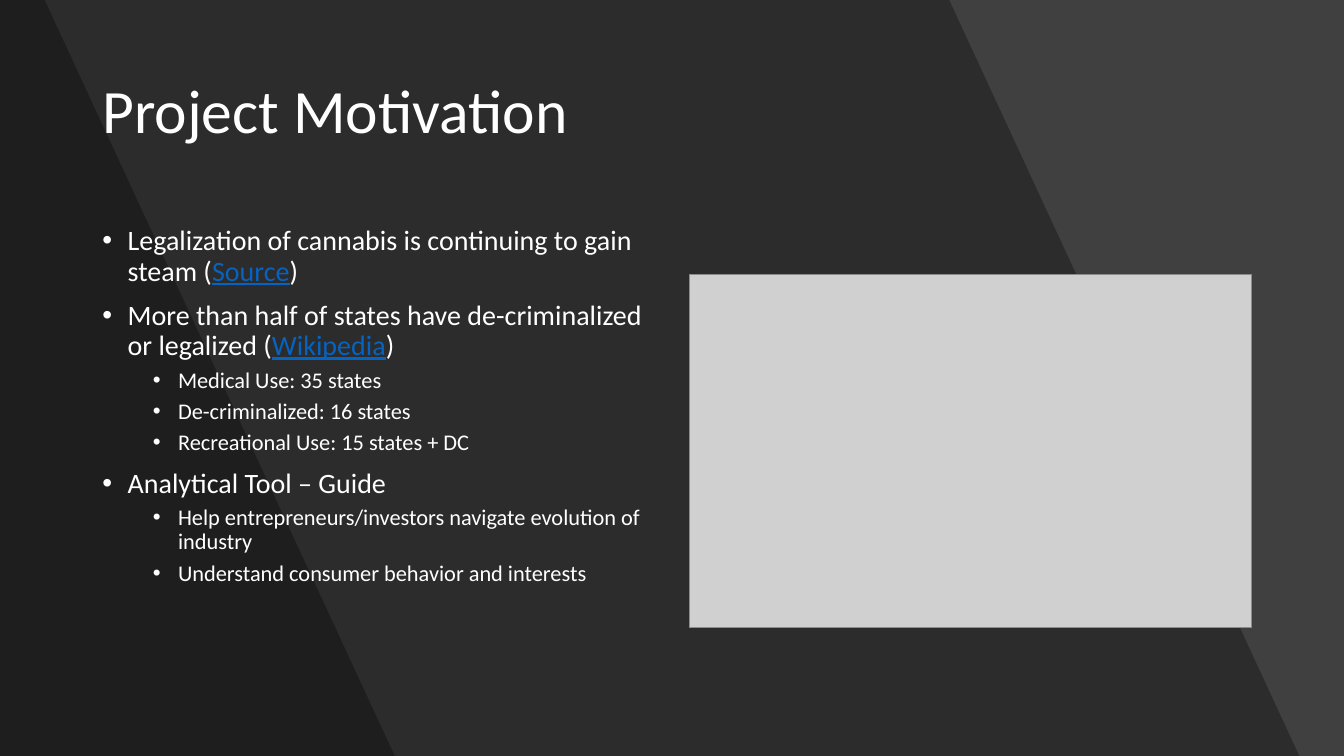
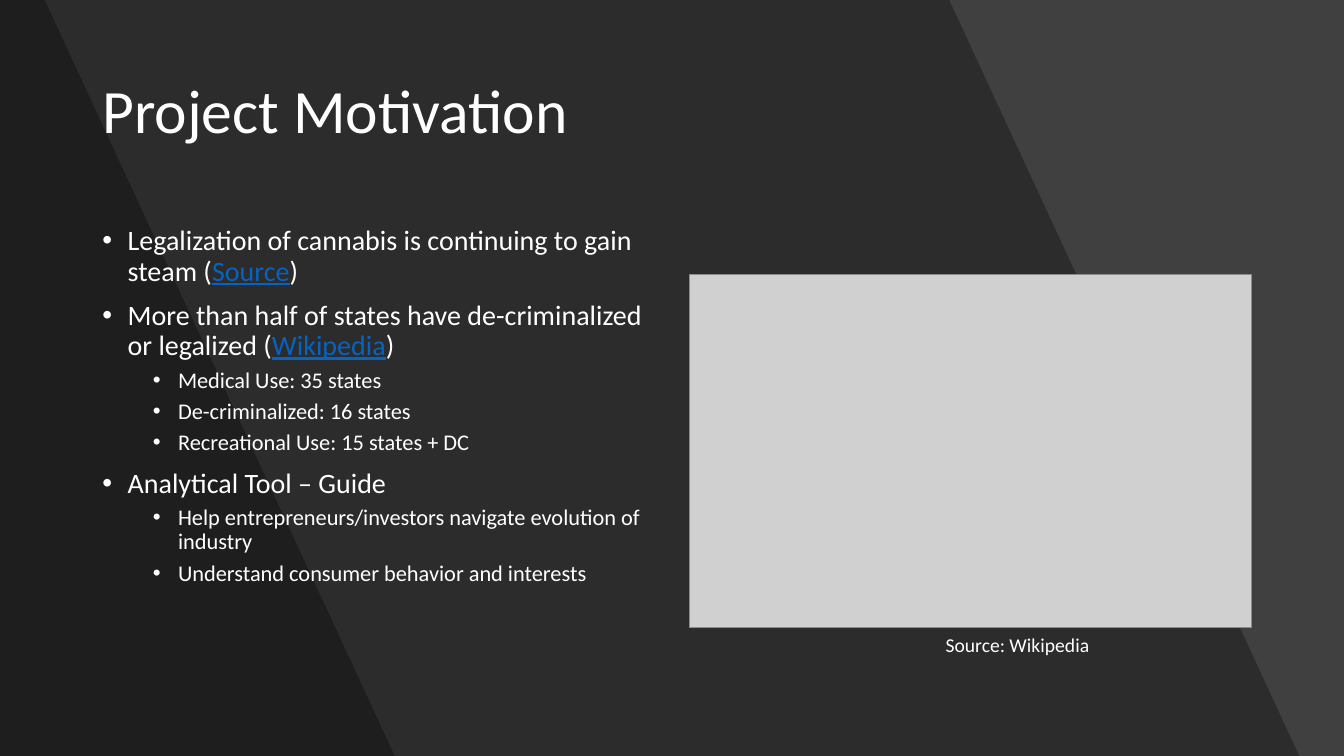
Before and after one commit to jtkwar/TDI_2021, a slide deck: slide 2 of TDI Capstone Pitch.pptx. Drawn at 1344x756 pixels with LibreOffice and Linux fonts; fonts in the diff are those of the drawing; grey boxes stand for pictures. Boxes give left, top, right and bottom in pixels: in the first picture for what was removed or moved away, otherwise in the second. Text is boxed around its words. In the diff, an @@ line names an element or a change of style, - is before the commit and + after.

```diff
--- a/TDI Capstone Pitch.pptx
+++ b/TDI Capstone Pitch.pptx
@@ text added at (946, 638, 1089, 655), 14 pt, text #FFFFFF @@
+Source: Wikipedia
```
Also in this commit, not shown: 1 other file.
